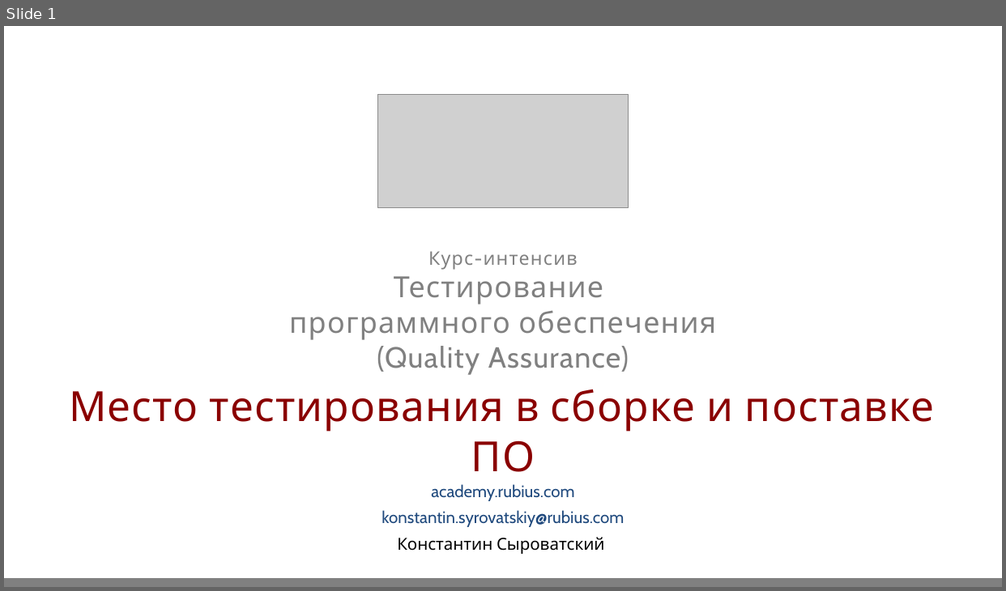
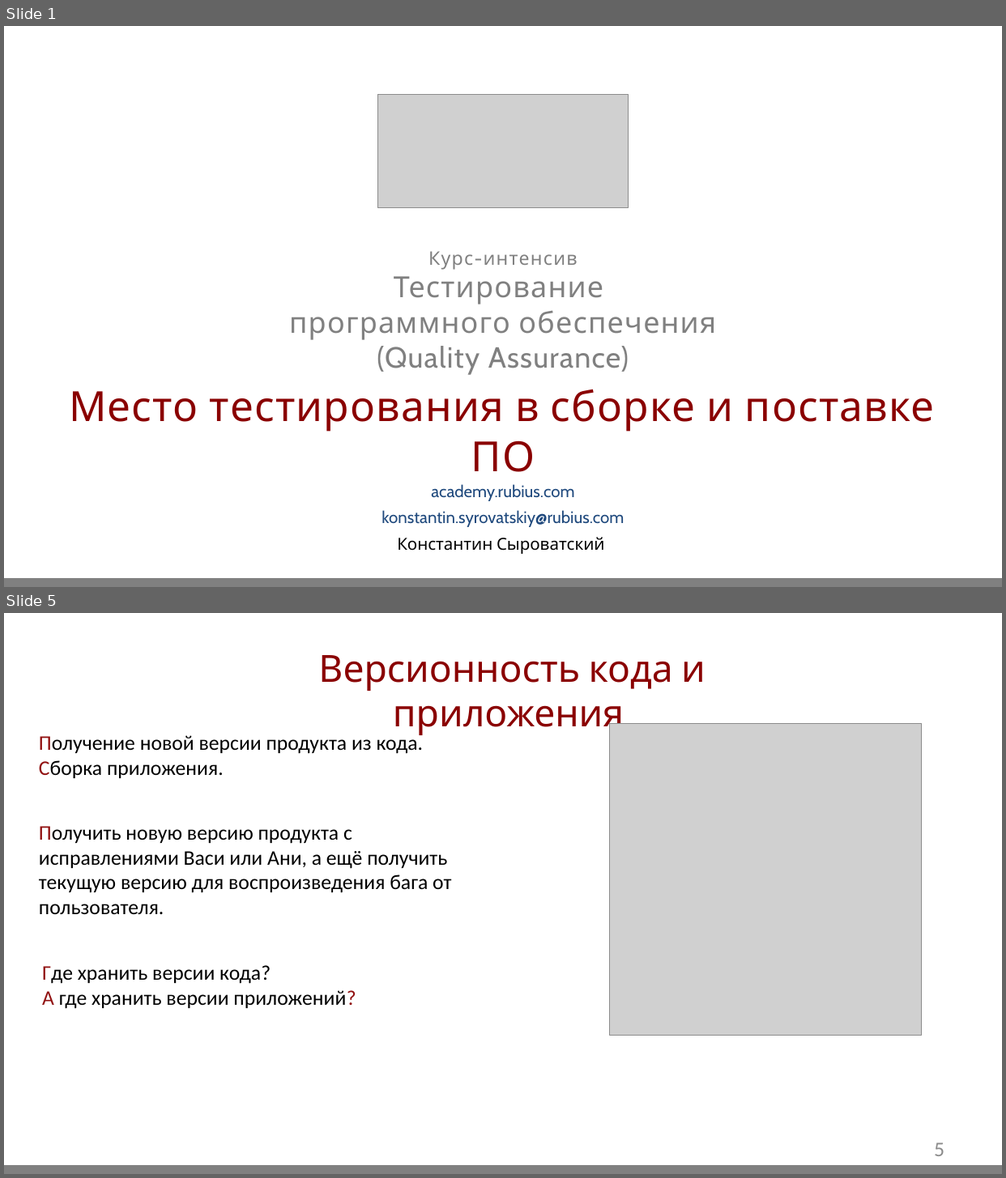
Before and after one commit to GidMaster/qa-courses, a slide deck: lection.pptx. Shown one above the other, each under a label of ours: slide 1 before the commit, slides 1 and 5 after it; the slides between them are not shown. The pictures are 1006x591 and 1006x1178 pixels, drawn with LibreOffice and Linux fonts; fonts in the diff are those of the drawing; grey boxes stand for pictures; background and template pictures are left out. Boxes give left, top, right and bottom in pixels: in the first picture for what was removed or moved away, otherwise in the second. Text is boxed around its words. In the diff, an @@ line names an element or a change of style, - is before the commit and + after.

```diff
--- a/lection.pptx
+++ b/lection.pptx
@@ slide 5 added at (4,613,1002,1174), background #FFFFFF; not listed: 2 template elements that a slide beside it also shows @@
@@ text added at (318,655,705,736), 36 pt, text #8A0000 @@
+Версионность кода и приложения.
@@ text added at (39,733,424,778), 20 pt, text #000000 @@
+Получение новой версии продукта из кода.
+Сборка приложения.
@@ picture added at (610,724,922,1036) @@
@@ text added at (39,826,451,914), 20 pt, text #000000 @@
+Получить новую версию продукта с исправлениями Васи или Ани, а ещё получить текущую версию для воспроизведения бага от пользователя.
@@ text added at (42,965,356,1009), 20 pt, text #000000 @@
+Где хранить версии кода?
+А где хранить версии приложений?
@@ page number added at (934,1143,944,1157), 20 pt, text #8C8C8C @@
+5
```
Also in this commit, not shown: 12 slides changed, 13 other slides added, 4 slides removed.
